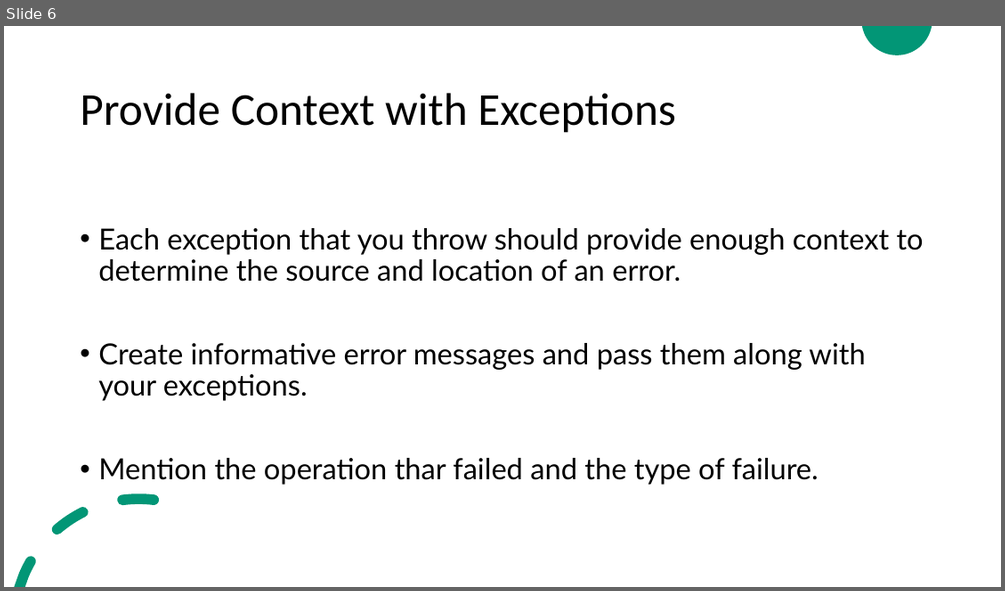
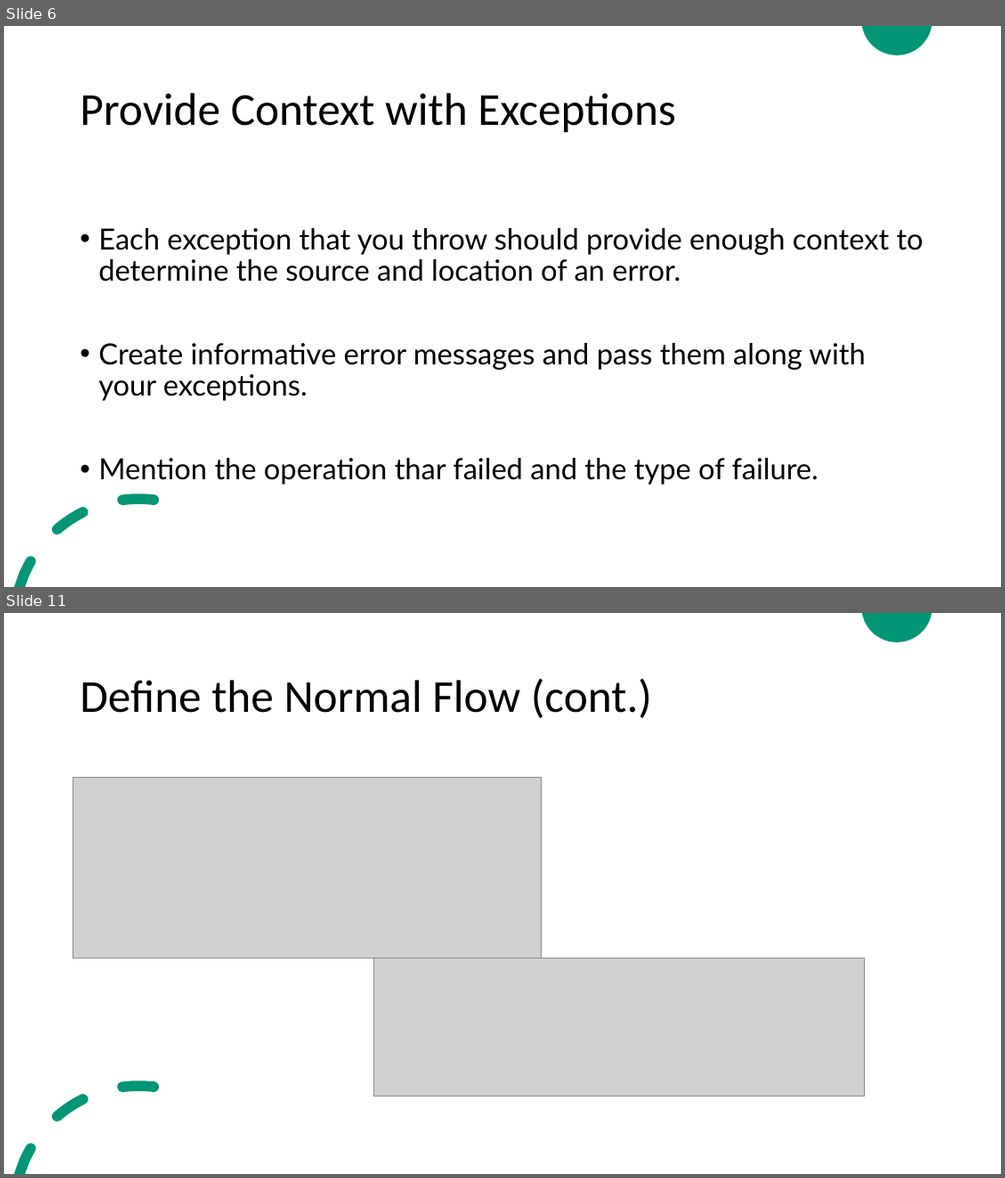
Before and after one commit to ZeinaZayed4/clean-code, a slide deck: Clean Code - Chapter 7.pptx. Shown one above the other, each under a label of ours: slide 6 before the commit, slides 6 and 11 after it; the slides between them are not shown. The pictures are 1005x591 and 1005x1178 pixels, drawn with LibreOffice and Linux fonts; fonts in the diff are those of the drawing; grey boxes stand for pictures. Boxes give left, top, right and bottom in pixels: in the first picture for what was removed or moved away, otherwise in the second. Text is boxed around its words. In the diff, an @@ line names an element or a change of style, - is before the commit and + after.

```diff
--- a/Clean Code - Chapter 7.pptx
+++ b/Clean Code - Chapter 7.pptx
@@ slide 11 added at (x1=4, y1=613, x2=1001, y2=1174), background #FFFFFF; not listed: 2 template elements that a slide beside it also shows @@
@@ title added at (x1=80, y1=678, x2=652, y2=718), 44 pt, text #000000 @@
+Define the Normal Flow (cont.)
@@ picture added at (x1=73, y1=777, x2=542, y2=957) @@
@@ picture added at (x1=374, y1=957, x2=865, y2=1095) @@
```
Also in this commit, not shown: 8 other slides added.
